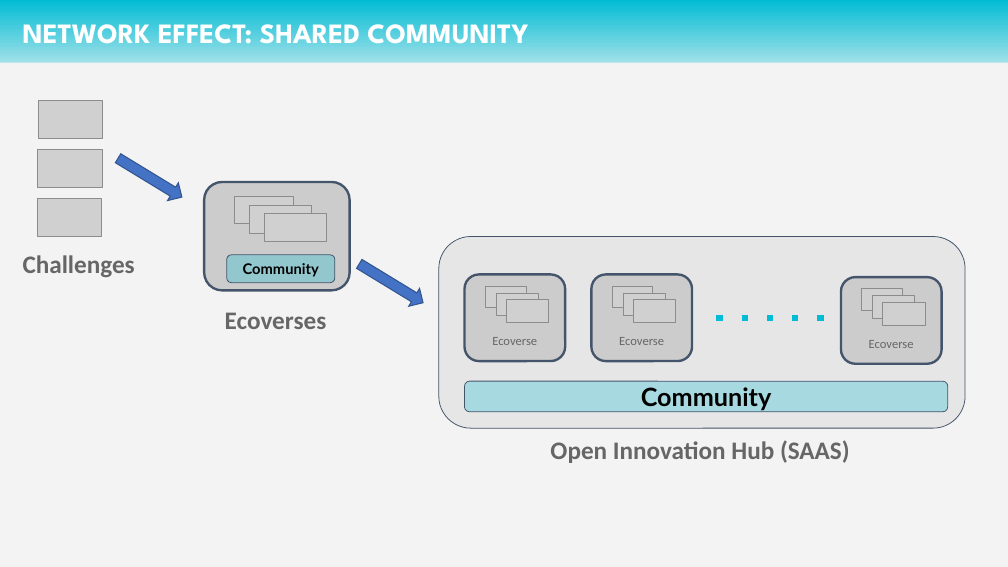
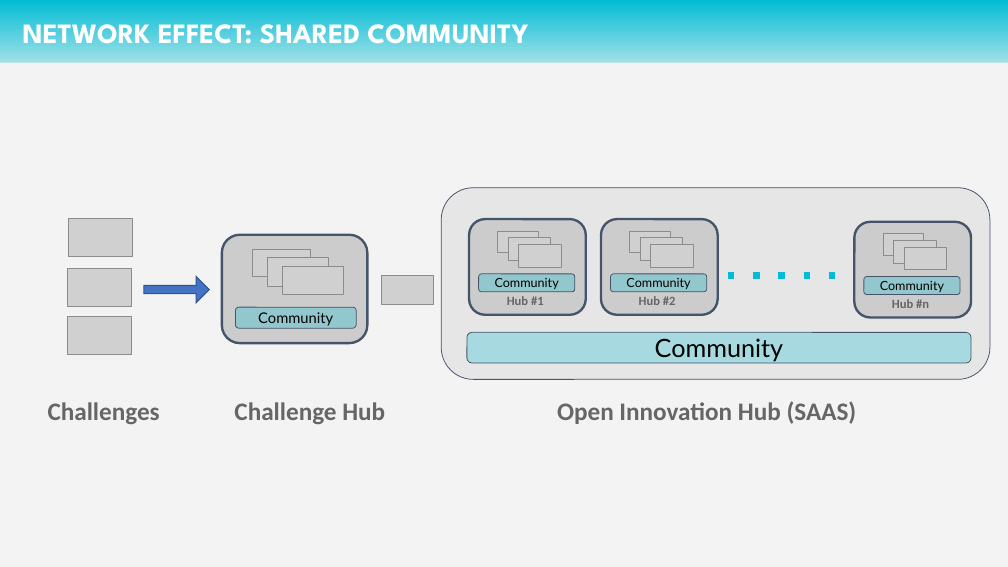
Before and after one commit to alkem-io/alkemio, a slide deck: slide 4 of docs/diagrams/technical-design-diagrams.pptx. Drawn at 1008x567 pixels with LibreOffice and Linux fonts; fonts in the diff are those of the drawing; grey boxes stand for pictures; background and template pictures are left out. Boxes give left, top, right and bottom in pixels: in the first picture for what was removed or moved away, otherwise in the second. Text is boxed around its words. In the diff, an @@ line names an element or a change of style, - is before the commit and + after.

Commit message:
refreshed to replace Ecoverse with Hub; organiZation

```diff
--- a/docs/diagrams/technical-design-diagrams.pptx
+++ b/docs/diagrams/technical-design-diagrams.pptx
@@ rounded rectangle: place and size @@
-rounded rectangle at [439, 237, 965, 428]
+rounded rectangle at [442, 188, 991, 379]
@@ rounded rectangle: place and size @@
-rounded rectangle at [204, 182, 350, 290]
+rounded rectangle at [222, 234, 368, 343]
@@ rounded rectangle: place and size @@
-rounded rectangle at [464, 274, 565, 361]
+rounded rectangle at [469, 219, 585, 315]
@@ rounded rectangle: place and size @@
-rounded rectangle at [591, 274, 692, 361]
+rounded rectangle at [601, 219, 718, 315]
@@ picture: place and size @@
-picture at [634, 300, 676, 323]
+picture at [630, 231, 671, 253]
@@ 3 pictures: place and size @@
-3 pictures at [485, 286, 665, 315]
+3 pictures at [498, 231, 683, 261]
@@ rounded rectangle: place and size @@
-rounded rectangle at [841, 278, 941, 364]
+rounded rectangle at [854, 222, 971, 318]
@@ picture: place and size @@
-picture at [883, 302, 926, 325]
+picture at [883, 234, 924, 255]
@@ picture: place and size @@
-picture at [234, 197, 293, 223]
+picture at [253, 250, 311, 276]
@@ picture: place and size @@
-picture at [250, 205, 311, 233]
+picture at [268, 258, 329, 286]
@@ picture: place and size @@
-picture at [265, 214, 326, 242]
+picture at [283, 266, 344, 294]
@@ right arrow removed at [354, 255, 429, 312] @@
@@ picture: place and size @@
-picture at [507, 300, 549, 323]
+picture at [519, 245, 561, 268]
@@ picture: place and size @@
-picture at [613, 286, 653, 307]
+picture at [651, 245, 693, 268]
@@ picture: place and size @@
-picture at [873, 296, 915, 318]
+picture at [894, 240, 936, 263]
@@ picture: place and size @@
-picture at [862, 289, 903, 310]
+picture at [904, 247, 947, 270]
@@ right arrow at [144, 277, 209, 303]: proportions changed; rotation 31 to 0 degrees @@
@@ picture added at [382, 275, 433, 305] @@
@@ text at [507, 296, 544, 305]: text changed; bold on @@
-Ecoverse
+Hub #1
@@ group added at [479, 274, 960, 308]: 3 rounded rectangles, 2 texts @@
+Community
+Hub #n
+Community
+Hub #2
+Community
@@ line moved from (717, 318) - (825, 318) to (728, 275) - (837, 275) @@
@@ 3 pictures: place and size @@
-3 pictures at [37, 101, 103, 236]
+3 pictures at [67, 219, 132, 355]
@@ text removed at [225, 312, 327, 329] @@
-Ecoverses
@@ rounded rectangle "Community" at [235, 307, 356, 328]: bold off @@
@@ rounded rectangle "Community": place and size @@
-rounded rectangle "Community" at [227, 255, 335, 283]
+rounded rectangle "Community" at [235, 307, 356, 328]
@@ rounded rectangle "Community": place and size @@
-rounded rectangle "Community" at [464, 381, 948, 412]
+rounded rectangle "Community" at [467, 333, 972, 364]
@@ rounded rectangle "Community" at [467, 333, 972, 364]: bold off @@
@@ text removed at [619, 337, 664, 345] @@
-Ecoverse
@@ text removed at [869, 340, 914, 348] @@
-Ecoverse
@@ text "Challenges": place and size @@
-text "Challenges" at [23, 255, 135, 277]
+text "Challenges" at [48, 402, 160, 424]
@@ text "Open Innovation Hub (SAAS)": place and size @@
-text "Open Innovation Hub (SAAS)" at [550, 440, 850, 463]
+text "Open Innovation Hub (SAAS)" at [557, 401, 857, 424]
@@ text added at [234, 402, 385, 424], 24 pt, text #666666, bold @@
+Challenge Hub
```
Also in this commit, not shown: 14 other files.
